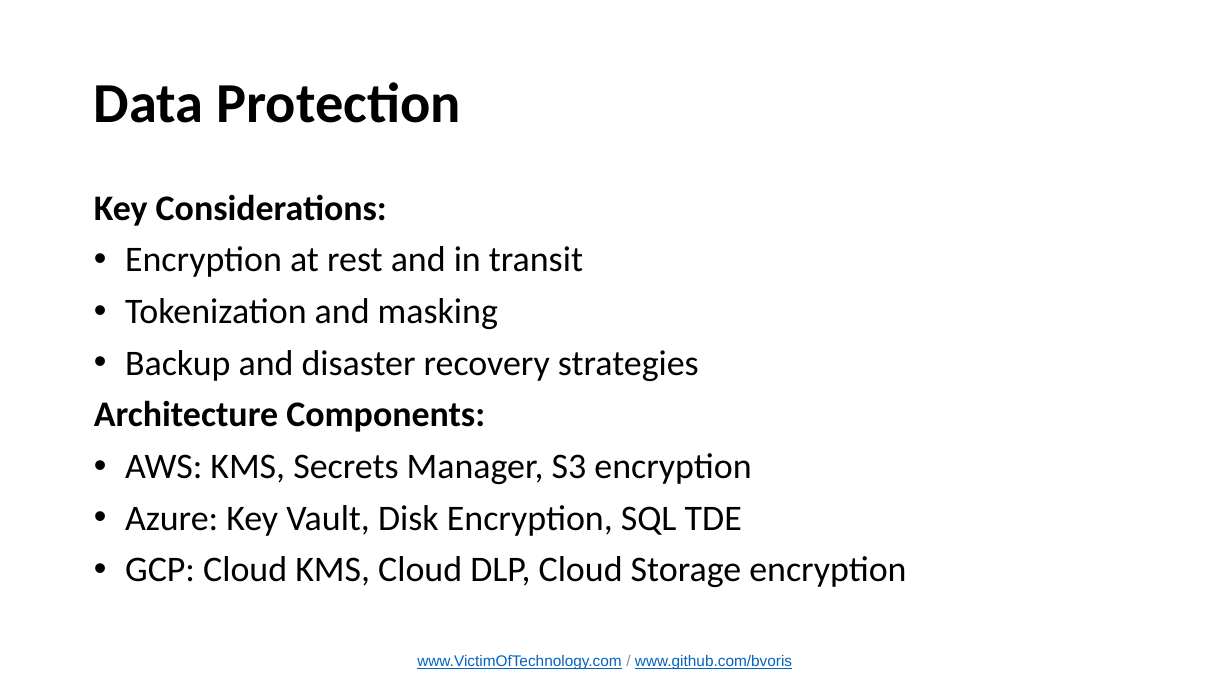
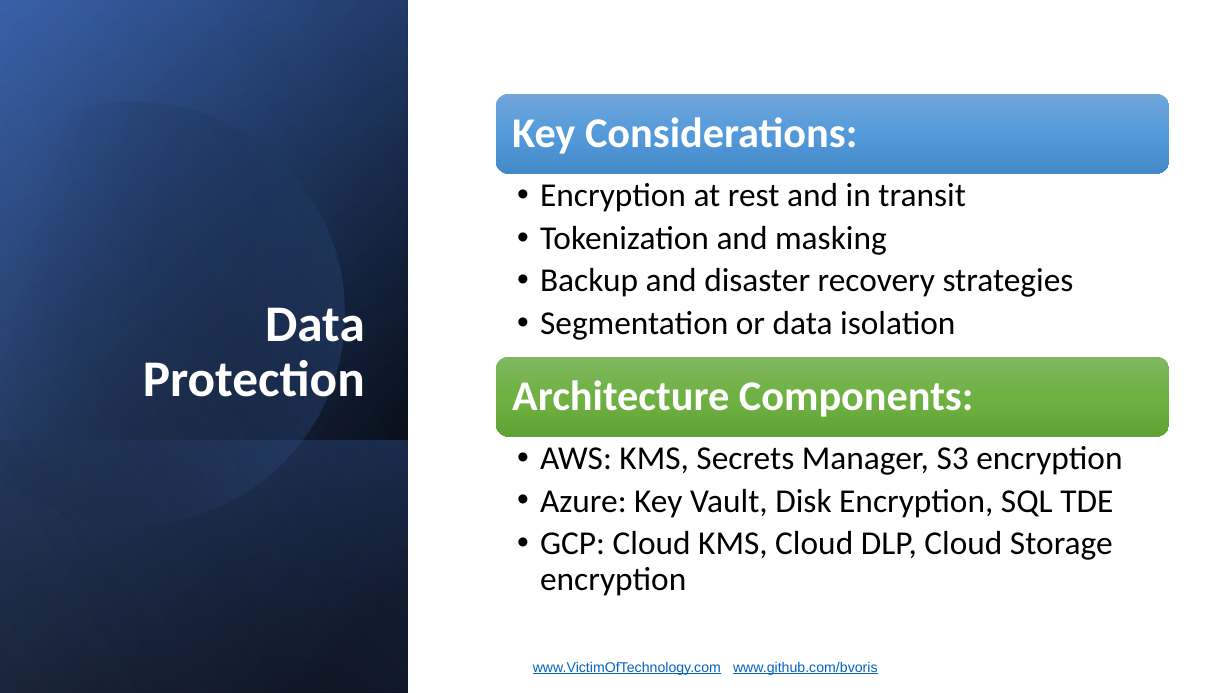
Before and after one commit to bvoris/InfraGardPresentation, a slide deck: slide 6 of InfraGard April Chapter Meeting Cloud Security.pptx. Drawn at 1232x693 pixels with LibreOffice and Linux fonts; fonts in the diff are those of the drawing. Boxes give left, top, right and bottom in pixels: in the first picture for what was removed or moved away, otherwise in the second. Text is boxed around its words. In the diff, an @@ line names an element or a change of style, - is before the commit and + after.

```diff
--- a/InfraGard April Chapter Meeting Cloud Security.pptx
+++ b/InfraGard April Chapter Meeting Cloud Security.pptx
@@ rectangle added at (0, 0, 409, 693), fill gradient #000000 to #2F5597 @@
@@ rectangle added at (0, 1, 409, 693), fill gradient #000000 to #4472C4 @@
@@ rectangle added at (0, 0, 409, 693), fill gradient #000000 to #8FAADC @@
@@ freeform shape added at (0, 52, 395, 567), fill gradient #000000 to #4472C4 @@
@@ title "Data Protection": place and size @@
-title "Data Protection" at (94, 82, 460, 123)
+title "Data Protection" at (143, 307, 365, 397)
@@ title "Data Protection" at (143, 307, 365, 397): size 44 to 40 pt, text colour #000000 to #FFFFFF; alignment left to right; vertical alignment middle to bottom @@
@@ text removed at (94, 194, 906, 587) @@
-Key Considerations:
-• Encryption at rest and in transit
-• Tokenization and masking
-• Backup and disaster recovery strategies
-Architecture Components:
-• AWS: KMS, Secrets Manager, S3 encryption
-• Azure: Key Vault, Disk Encryption, SQL TDE
-• GCP: Cloud KMS, Cloud DLP, Cloud Storage encryption
@@ rectangle added at (0, 440, 409, 693), fill gradient #4472C4 to #000000 @@
@@ group added at (495, 93, 1169, 596): 4 texts, 2 rounded rectangles @@
+Key Considerations:
+  • Encryption at rest and in transit
+  • Tokenization and masking
+  • Backup and disaster recovery strategies
+  • Segmentation or data isolation
+Architecture Components:
+  • AWS: KMS, Secrets Manager, S3 encryption
+  • Azure: Key Vault, Disk Encryption, SQL TDE
+  • GCP: Cloud KMS, Cloud DLP, Cloud Storage encryption
@@ text "www.VictimOfTechnology.com / www.github.com/bvoris": place and size @@
-text "www.VictimOfTechnology.com / www.github.com/bvoris" at (417, 655, 792, 669)
+text "www.VictimOfTechnology.com / www.github.com/bvoris" at (533, 661, 878, 675)
@@ text "www.VictimOfTechnology.com / www.github.com/bvoris" at (533, 661, 878, 675): size 12 to 11 pt; text colour #8C8C8C to #FFFFFF in "/"; alignment centre to left; more space between paragraphs @@
```
Also in this commit, not shown: 10 other slides changed.
